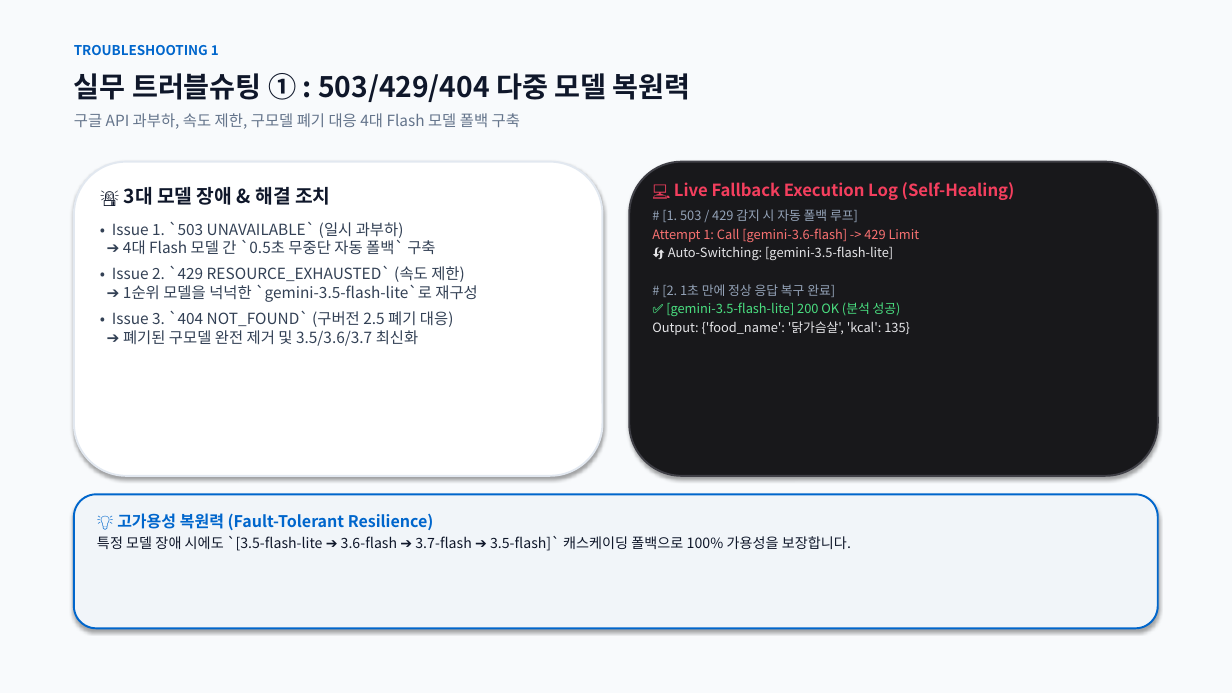
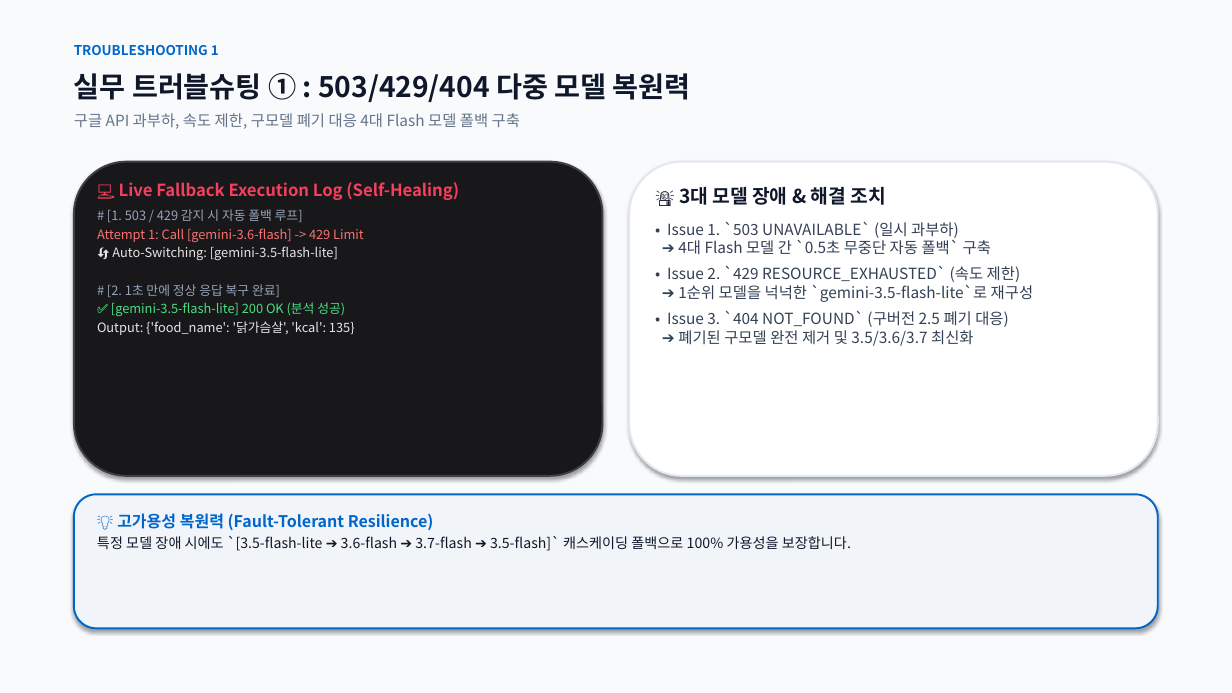
Before and after one commit to rye6837-web/impossible_to_get_lost_my_weight, a slide deck: slide 12 of AI_Diet_Coach_Presentation.pptx. Drawn at 1232x693 pixels with LibreOffice and Linux fonts; fonts in the diff are those of the drawing. Boxes give left, top, right and bottom in pixels: in the first picture for what was removed or moved away, otherwise in the second. Text is boxed around its words. In the diff, an @@ line names an element or a change of style, - is before the commit and + after.

Commit message:
style: Flip slide layout to place notebook code/output on the left and technical explanations on the right

```diff
--- a/AI_Diet_Coach_Presentation.pptx
+++ b/AI_Diet_Coach_Presentation.pptx
@@ rounded rectangle at (74,162,603,476): fill #FFFFFF to #18181B; outline #E2E8F0 1.5 pt to #3F3F46 1.5 pt @@
@@ rounded rectangle at (629,162,1158,476): fill #18181B to #FFFFFF; outline #3F3F46 1.5 pt to #E2E8F0 1.5 pt @@
@@ text at (97,182,459,335): text changed; size 12 to 10 pt; text colour #334155 to #E4E4E7 @@
-🚨 3대 모델 장애 & 해결 조치
-• Issue 1. `503 UNAVAILABLE` (일시 과부하)
-➔ 4대 Flash 모델 간 `0.5초 무중단 자동 폴백` 구축
-• Issue 2. `429 RESOURCE_EXHAUSTED` (속도 제한)
-➔ 1순위 모델을 넉넉한 `gemini-3.5-flash-lite`로 재구성
-• Issue 3. `404 NOT_FOUND` (구버전 2.5 폐기 대응)
-➔ 폐기된 구모델 완전 제거 및 3.5/3.6/3.7 최신화
+💻 Live Fallback Execution Log (Self-Healing)
+# [1. 503 / 429 감지 시 자동 폴백 루프]
+Attempt 1: Call [gemini-3.6-flash] -> 429 Limit
+🔄 Auto-Switching: [gemini-3.5-flash-lite]
+# [2. 1초 만에 정상 응답 복구 완료]
+✅ [gemini-3.5-flash-lite] 200 OK (분석 성공)
+Output: {'food_name': '닭가슴살', 'kcal': 135}
@@ text at (667,187,1033,346): text changed; size 10 to 12 pt; text colour #E4E4E7 to #334155 @@
-💻 Live Fallback Execution Log (Self-Healing)
-# [1. 503 / 429 감지 시 자동 폴백 루프]
-Attempt 1: Call [gemini-3.6-flash] -> 429 Limit
-🔄 Auto-Switching: [gemini-3.5-flash-lite]
-# [2. 1초 만에 정상 응답 복구 완료]
-✅ [gemini-3.5-flash-lite] 200 OK (분석 성공)
-Output: {'food_name': '닭가슴살', 'kcal': 135}
+🚨 3대 모델 장애 & 해결 조치
+• Issue 1. `503 UNAVAILABLE` (일시 과부하)
+➔ 4대 Flash 모델 간 `0.5초 무중단 자동 폴백` 구축
+• Issue 2. `429 RESOURCE_EXHAUSTED` (속도 제한)
+➔ 1순위 모델을 넉넉한 `gemini-3.5-flash-lite`로 재구성
+• Issue 3. `404 NOT_FOUND` (구버전 2.5 폐기 대응)
+➔ 폐기된 구모델 완전 제거 및 3.5/3.6/3.7 최신화
```
Also in this commit, not shown: 8 other slides changed, 1 other file.
